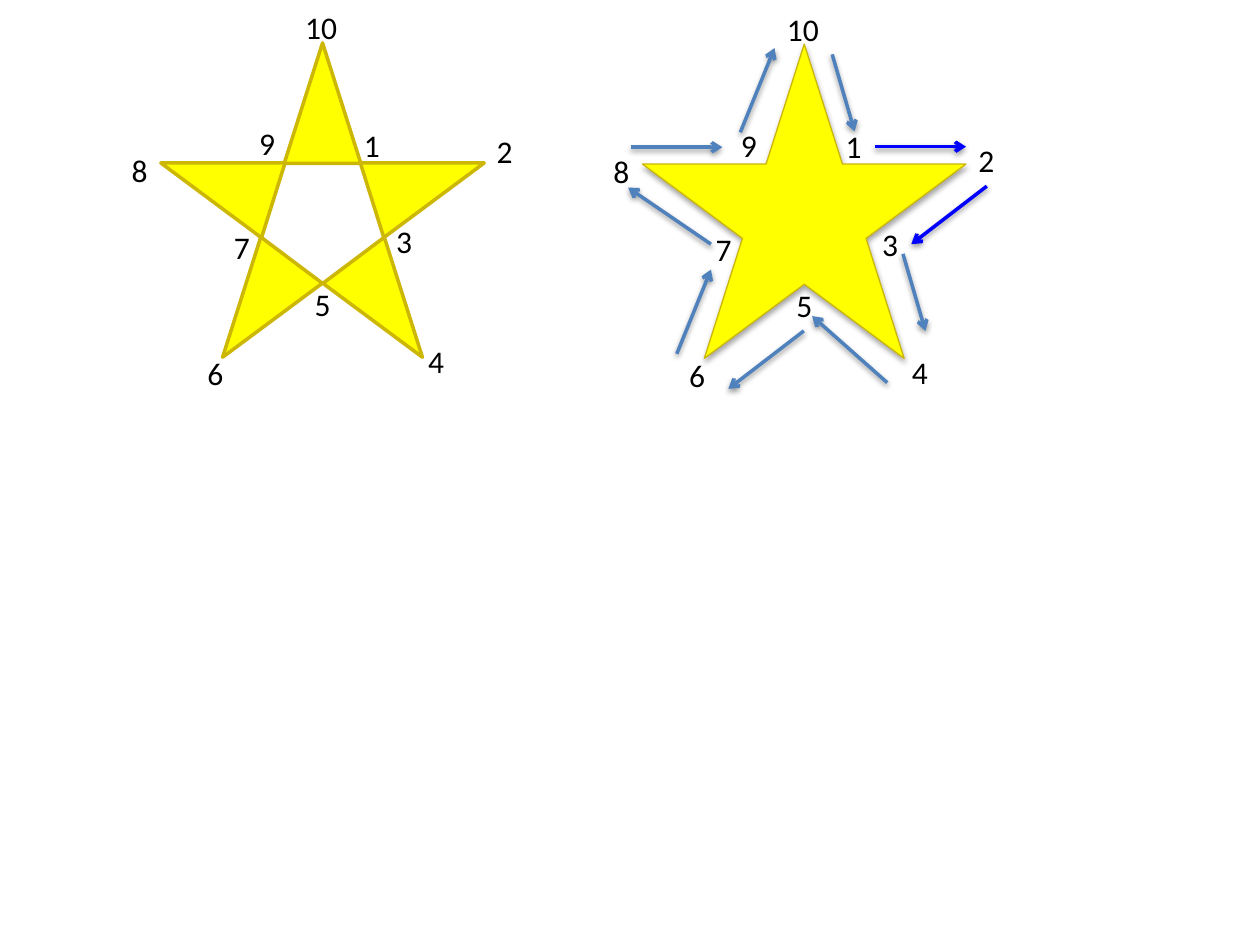
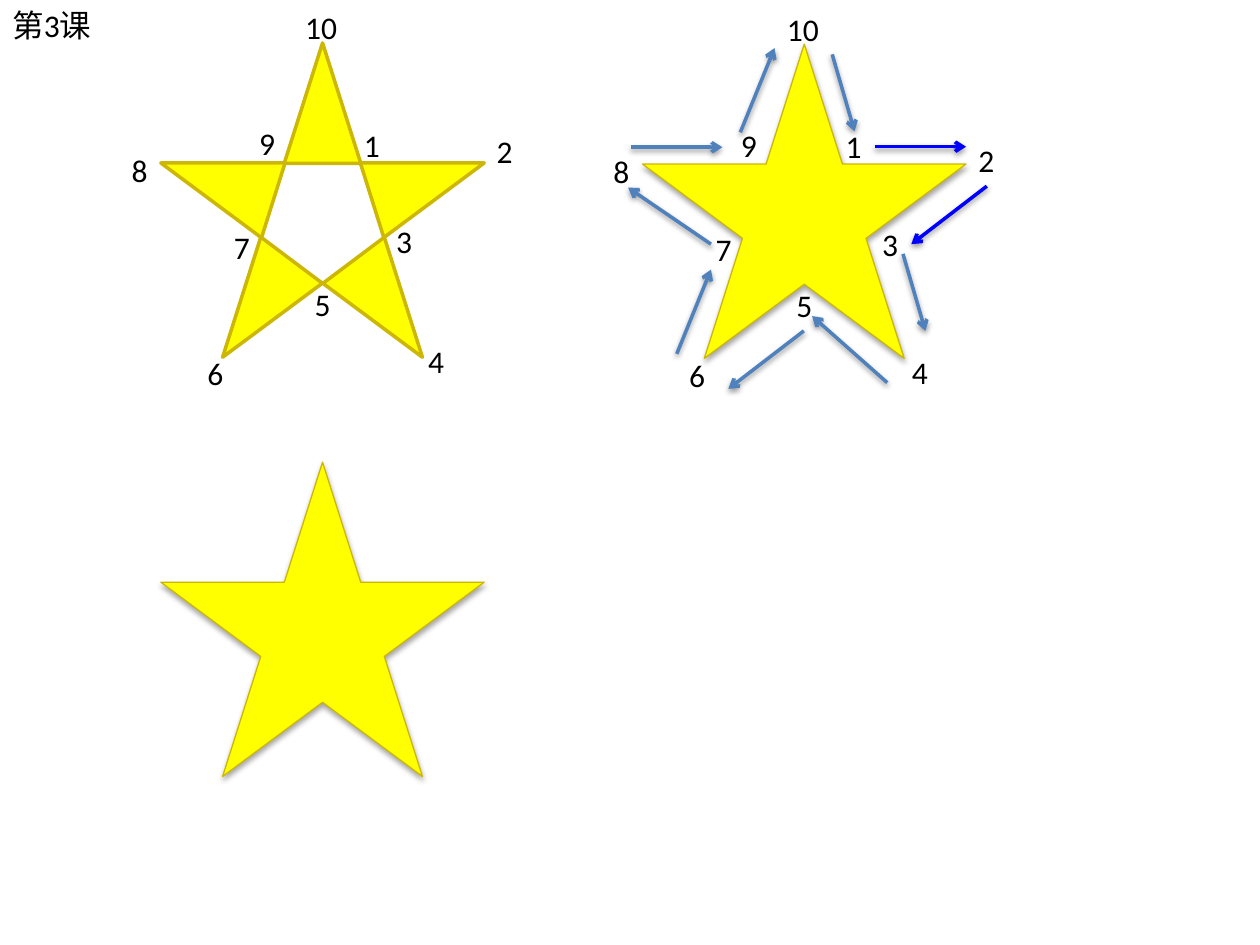
Before and after one commit to jellier/teachkidspython, a slide deck: slide 11 of Python入门课0.pptx (slide 14 before the commit). Drawn at 1260x945 pixels with LibreOffice and Linux fonts; fonts in the diff are those of the drawing. Boxes give left, top, right and bottom in pixels: in the first picture for what was removed or moved away, otherwise in the second. Text is boxed around its words. In the diff, an @@ line names an element or a change of style, - is before the commit and + after.

```diff
--- a/Python入门课0.pptx
+++ b/Python入门课0.pptx
@@ text added at [12,10,91,40], 18 pt, text #000000 @@
+第3课
@@ star added at [161,462,485,777], fill #FFFF00, outline #CDB706 0.75 pt @@
```
Also in this commit, not shown: 2 other slides changed, 2 slides added, 1 slide removed, 1 other file.
